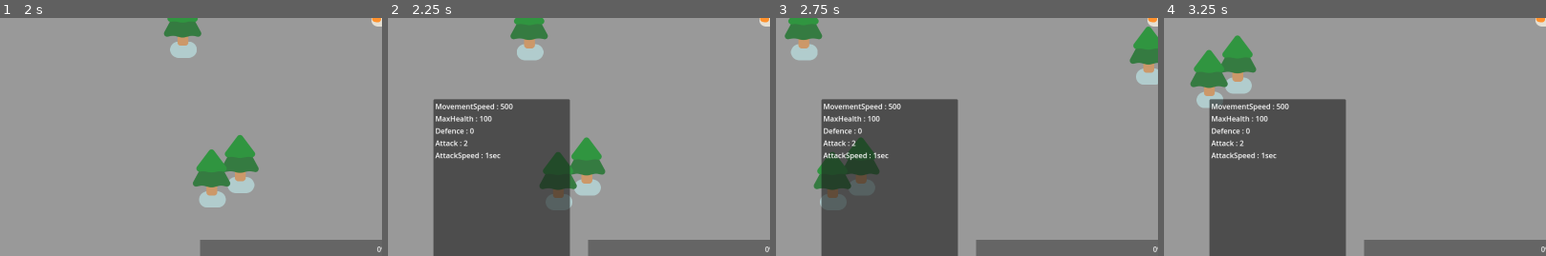
Above: before the commit, frames 1-4 (left to right).
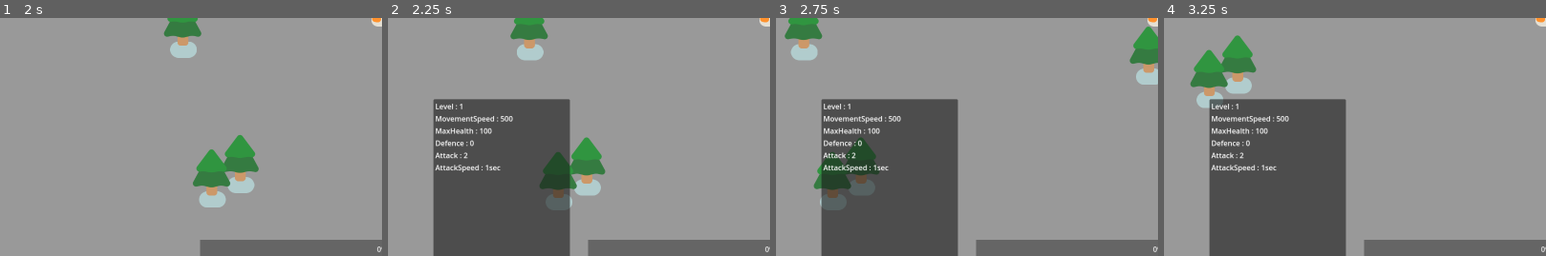
Above: after the commit, the same moments.

Repository: Kuui22/Godot_test
Game: Godot game, scene res://menus/mainmenu.tscn
The game is run twice, just before and just after one commit, with the same random seed, the same clock (stepped at 60 frames per second) and the same inputs.
Inputs (mouse positions are % of the whole screen's width and height, from its top left):
- Up to frame 1 (2 s): click "Start" at 0.5 s; click "Auto Mode:" at 1.25 s
- Up to frame 2 (2.25 s): tap Enter at 2 s; move the mouse to (72, 45) at 2.02 s; hold D (move_right) from 2.03 s (still down); tap C (characterstats) at 2.1 s; click (72, 45) at 2.17 s
- Up to frame 3 (2.75 s): keep holding D (move_right)
- Up to frame 4 (3.25 s): move the mouse to (30, 55) at 2.77 s; release D (move_right) at 2.78 s; hold S (move_down) from 2.78 s (still down); tap E (interact) at 2.85 s; click (30, 55) at 2.92 s
The pictures show only the part of the screen within x 0-50%, y 50-100%; the shares and areas given below are measured in that part.

Frame 1 is identical in both runs. In frame 2, 1.4% of the frame differs, in the area x 12-33%, y 36-65%; in frame 3, 1.4%; in frame 4, 1.4%.

Commit message:
made modular mob
maybe im missing something but for now all good

Diff:
--- a/2d-project-start/main.gd
+++ b/2d-project-start/main.gd
@@ -41,6 +41,7 @@
 	PlayerManager.equipupdated.connect(updateequip)
 	PlayerManager.initequip(player.equip_inventory_data)
 	PlayerManager.openmenu.connect(open_menus)
+	PlayerManager.set_xp_bar(expbar)
 
 	#crafting connections
 	player.inventory_data.inventory_updated.connect(get_player_inventory_equip)
@@ -157,8 +158,7 @@
 	nmob.dead.disconnect(_on_mob_killed)
 	if expbar.value >= expbar.max_value:
 		#get_tree().paused = true
-		PlayerManager.level_up()
-		expbar.value = 0
+		PlayerManager.level_up(expbar)
 
 #drop items
 func _on_inventory_interface_drop_slot_data(slot_data):
--- /dev/null
+++ b/2d-project-start/menus/exp_bar.gd
@@ -0,0 +1,13 @@
+extends ProgressBar
+# Function to set the tooltip on hover
+
+var level:int = 0
+
+func _ready():
+	# Enable the use of the custom tooltip
+	self.tooltip_text = ""
+
+func _gui_input(event: InputEvent):
+	if event is InputEventMouseMotion:
+		# Update tooltip text to show current value and max value
+		tooltip_text = "Level: "+str(level) +"\n" + str(value) + " / " + str(max_value)
--- /dev/null
+++ b/2d-project-start/menus/exp_bar.tscn
@@ -0,0 +1,24 @@
+[gd_scene load_steps=4 format=3 uid="uid://63ygduqp14en"]
+
+[ext_resource type="Script" path="res://menus/exp_bar.gd" id="1_p4tkw"]
+
+[sub_resource type="StyleBoxFlat" id="StyleBoxFlat_x62bu"]
+bg_color = Color(0.290196, 0.290196, 0.290196, 0.658824)
+
+[sub_resource type="StyleBoxFlat" id="StyleBoxFlat_a85np"]
+bg_color = Color(0.775174, 0.545776, 0.308459, 1)
+
+[node name="ExpBar" type="ProgressBar"]
+anchors_preset = 7
+anchor_left = 0.5
+anchor_top = 1.0
+anchor_right = 0.5
+anchor_bottom = 1.0
+offset_left = -400.0
+offset_top = -40.0
+offset_right = 400.0
+grow_horizontal = 2
+grow_vertical = 0
+theme_override_styles/background = SubResource("StyleBoxFlat_x62bu")
+theme_override_styles/fill = SubResource("StyleBoxFlat_a85np")
+script = ExtResource("1_p4tkw")
--- a/2d-project-start/mobs/loottables/Slime.csv
+++ b/2d-project-start/mobs/loottables/Slime.csv
@@ -1,5 +1,5 @@
 ID,ItemID,Weight
-1,1,3
-2,4,1
-3,5,1
-4,6,5
+1,1,5
+2,4,2
+3,5,2
+4,6,1
--- /dev/null
+++ b/2d-project-start/mobs/mob.gd
@@ -0,0 +1,143 @@
+extends CharacterBody2D
+
+class_name Mob
+
+signal dead(data: String, experience: int, scene)
+
+@export var mob_data: MobData
+
+var animationcontainer
+const PICKUP_SCENE = preload("res://items/pickup.tscn")
+const SMOKE_SCENE = preload("res://smoke_explosion/smoke_explosion.tscn")
+
+
+#STATS
+var health: int = 3
+var experience: int = 10
+var damage: float = 5.0
+var speed: float = 300.0
+var idle_speed: float = 200.0
+var tolerance: float = 10.0
+var targeting_range: float = 500.0
+var min_movement_range: float = 400.0
+var max_movement_range: float = 1000.0
+var loot_table: Dictionary
+
+var target: Node2D
+var status: String = "IDLE"
+
+var lastdistance:float = 0
+var stuckcounter:int = 0
+@onready var idle_timer:Timer = $idle_timer
+
+var stuck_time_threshold:float = 1.0  # Time in seconds before considering the slime "stuck"
+var stuck_timer:float = 0.0
+var previous_position = Vector2.ZERO
+var movement_threshold:float = 2.0
+var current_idle_target_position:Vector2
+
+
+func _ready():
+	if mob_data:
+		health = mob_data.health
+		experience = mob_data.experience
+		damage = mob_data.damage
+		speed = mob_data.speed
+		idle_speed = mob_data.idle_speed
+		tolerance = mob_data.tolerance
+		targeting_range = mob_data.targeting_range
+		min_movement_range = mob_data.min_movement_range
+		max_movement_range = mob_data.max_movement_range
+		loot_table = mob_data.loot_table
+
+func movetotarget(targ,spd):
+	var direction = global_position.direction_to(targ.global_position)
+	velocity = direction * spd
+
+func move(pos,spd):
+	velocity = global_position.direction_to(pos) * spd
+
+
+func is_stuck(prev_pos, delta):
+	var distance_moved = global_position.distance_to(prev_pos)
+	if distance_moved < movement_threshold:
+		stuck_timer += delta
+		if stuck_timer >= stuck_time_threshold:
+			return true
+
+	else:
+		stuck_timer = 0.0  # Reset the stuck timer if movement is detected
+	return false
+
+func apply_strong_repulsion():
+	var mobs = get_tree().get_nodes_in_group("mobs")
+	for mob in mobs:
+		if mob != self:
+			var direction = global_position - mob.global_position
+			var distance = direction.length()
+			if distance < 500:  # Adjust this range as needed
+				var repulsion_force = direction.normalized() * 1500  # Strong repulsion force
+				velocity += repulsion_force
+	move_and_slide()
+
+func take_damage(dmg:int):
+	health -= dmg
+	animationcontainer.play_hurt()
+	if health <= 0:
+		dead.emit("Im dead",experience,self)
+		queue_free()
+		call_deferred("death")
+
+
+func death():
+	var smoke = SMOKE_SCENE.instantiate()
+	get_parent().add_child(smoke)
+	smoke.global_position = global_position
+	var loot = PICKUP_SCENE.instantiate()
+	var drop = possible_drops()
+	if drop:
+		if drop is ItemDataEquip: #equip needs to be duplicated or stats are shared
+			loot.slot_data.item_data = drop.duplicate()
+		else: #other stuff no or it won't stack
+			loot.slot_data.item_data = drop
+		get_parent().add_child(loot)
+		loot.global_position = global_position
+	else:
+		loot.queue_free()
+
+func possible_drops():
+	var total_weight = 0
+	var cumulative_weight = []
+	#var selector = randi_range(1,2)
+	#var drop = ItemDB.get_item(selector)
+	var drop
+	for i in loot_table:
+		total_weight += int(loot_table[i][2])
+		cumulative_weight.append([loot_table[i][1],total_weight])
+	var chance = randf_range(0,total_weight)
+	for i in cumulative_weight:
+		if chance< i[1]:
+			print(i)
+			drop = ItemDB.get_item(int(i[0]))
+			return drop
+	return drop
+
+func status_check():
+	var target_pos:Vector2 = current_idle_target_position
+	var distance:float = global_position.distance_to(target_pos)
+
+	if distance < tolerance:
+		move(target_pos,0)
+		status = "FINISHED"
+		#print("FINISHED")
+
+	else:
+		move(target_pos,idle_speed)
+		status = "RUNNING"
+
+
+
+func update_random_position():
+	var movement_vector:Vector2 = Vector2(randf_range(-min_movement_range, max_movement_range), randf_range(-min_movement_range, max_movement_range))
+	var final_position:Vector2 = global_position + movement_vector
+	return final_position
--- /dev/null
+++ b/2d-project-start/mobs/mob_data.gd
@@ -0,0 +1,15 @@
+extends Resource
+
+class_name MobData
+
+@export var mob_name: String = "Mob"
+@export var health: int = 3
+@export var experience: int = 10
+@export var damage: float = 5.0
+@export var speed: float = 300.0
+@export var idle_speed: float = 200.0
+@export var tolerance: float = 10.0
+@export var targeting_range: float = 500.0
+@export var min_movement_range: float = 400.0
+@export var max_movement_range: float = 1000.0
+@export var loot_table: Dictionary
--- a/2d-project-start/mobs/slime.gd
+++ b/2d-project-start/mobs/slime.gd
@@ -1,58 +1,26 @@
-extends CharacterBody2D
+extends Mob
 #@export var slime:Node2D
 
-#signals
-
-signal dead(data:String,experience:int,scene)
 
 #onready and consts
 @onready var player = get_node("/root/Game/Player")
 #get_tree().get_nodes_in_group("player")
-@onready var Slime = %Slime
-const PICKUP_SCENE = preload("res://items/pickup.tscn")
-const SMOKE_SCENE = preload("res://smoke_explosion/smoke_explosion.tscn")
+#self.animationplayer = %Slime
+
 const mob_name:String = "Slime"
 
 #stats
 
-var health:int = 3
-var experience:int = 10
 @export var DAMAGE:float = 5.0
-@export var speed:float = 300.0
-@export var idle_speed:float = 200.0
-@export var tolerance:float = 10.0
-@export var targeting_range:float = 500.0
-#loot
-var loot_table
 
-#status
+@export var has_target:bool = false
 
-var target
-@export var has_target:bool = false
-var status = "RUNNING"
-var current_idle_target_position:Vector2 = update_random_position()
-@export var min_range:float = 400.0
-@export var max_range:float = 1000.0
-var lastdistance:float = 0
-var stuckcounter:int = 0
-@onready var idle_timer:Timer = $idle_timer
-
-var stuck_time_threshold = 1.0  # Time in seconds before considering the slime "stuck"
-var stuck_timer = 0.0
-var previous_position = Vector2.ZERO
-var movement_threshold = 2.0
-
-
-func movetotarget(targ,spd):
-	var direction = global_position.direction_to(targ.global_position)
-	velocity = direction * spd
-
-func move(pos,spd):
-	velocity = global_position.direction_to(pos) * spd
 
 #can change base target here
 func _ready():
-	Slime.play_walk()
+	super._ready()
+	self.animationcontainer = %Slime
+	animationcontainer.play_walk()
 	target = player
 	loot_table = ItemDB.get_loot_table(mob_name)
 
@@ -81,90 +49,3 @@
 	if is_stuck(previous_position, delta) and status == "RUNNING":
 		apply_strong_repulsion()
 		current_idle_target_position = update_random_position()
-
-func is_stuck(prev_pos, delta):
-	var distance_moved = global_position.distance_to(prev_pos)
-	if distance_moved < movement_threshold:
-		stuck_timer += delta
-		if stuck_timer >= stuck_time_threshold:
-			return true
-
-	else:
-		stuck_timer = 0.0  # Reset the stuck timer if movement is detected
-	return false
-
-func apply_strong_repulsion():
-	var mobs = get_tree().get_nodes_in_group("mobs")
-	for mob in mobs:
-		if mob != self:
-			var direction = global_position - mob.global_position
-			var distance = direction.length()
-			if distance < 500:  # Adjust this range as needed
-				var repulsion_force = direction.normalized() * 1500  # Strong repulsion force
-				velocity += repulsion_force
-	move_and_slide()
-
-#getting hit
-func take_damage(damage:int):
-	health -= damage
-	Slime.play_hurt()
-	if health <= 0:
-		dead.emit("Im dead",experience,self)
-		queue_free()
-		call_deferred("death")
-
-func death():
-	var smoke = SMOKE_SCENE.instantiate()
-	get_parent().add_child(smoke)
-	smoke.global_position = global_position
-	var loot = PICKUP_SCENE.instantiate()
-	var drop = possible_drops()
-	if drop:
-		if drop is ItemDataEquip: #equip needs to be duplicated or stats are shared
-			loot.slot_data.item_data = drop.duplicate()
-		else: #other stuff no or it won't stack
-			loot.slot_data.item_data = drop
-		get_parent().add_child(loot)
-		loot.global_position = global_position
-	else:
-		loot.queue_free()
-
-func possible_drops():
-	var total_weight = 0
-	var cumulative_weight = []
-	#var selector = randi_range(1,2)
-	#var drop = ItemDB.get_item(selector)
-	var drop
-	for i in loot_table:
-		total_weight += int(loot_table[i][2])
-		cumulative_weight.append([loot_table[i][1],total_weight])
-	var chance = randf_range(0,total_weight)
-	for i in cumulative_weight:
-		if chance< i[1]:
-			print(i)
-			drop = ItemDB.get_item(int(i[0]))
-			return drop
-	return drop
-
-func status_check():
-	var target_pos:Vector2 = current_idle_target_position
-	var distance:float = global_position.distance_to(target_pos)
-
-
-
-	if distance < tolerance:
-		move(target_pos,0)
-		status = "FINISHED"
-		#print("FINISHED")
-
-	else:
-		move(target_pos,idle_speed)
-		status = "RUNNING"
-
-
-
-
-func update_random_position():
-	var movement_vector:Vector2 = Vector2(randf_range(-min_range, max_range), randf_range(-min_range, max_range))
-	var final_position:Vector2 = global_position + movement_vector
-	return final_position
--- a/2d-project-start/player.gd
+++ b/2d-project-start/player.gd
@@ -25,7 +25,9 @@
 const DAMAGE_RATE:float = 5.0
 const ACCELERATION = 300
 
+
 @export var statsdict:Dictionary = {
+	"Level":Stats.level,
 	"MovementSpeed":Stats.speed,
 	"MaxHealth":Stats.maxhealth,
 	"Defence":Stats.defence,
--- a/2d-project-start/player/characterstats.gd
+++ b/2d-project-start/player/characterstats.gd
@@ -2,7 +2,7 @@
 class_name Character
 
 
-
+var level:int = 1
 @export var speed:float = 500.0
 var maxhealth:float = 100.0
 var currenthealth:float = 100.0
--- a/2d-project-start/player/player_manager.gd
+++ b/2d-project-start/player/player_manager.gd
@@ -8,6 +8,12 @@
 
 var player
 var equip_inventory
+
+#xp constants
+# Current formula  XP_required=a×Level2+b×Level+c
+const xpconstA = 10
+const xpconstB = 10
+const xpconstC = 10
 
 
 func initequip(inventory: InventoryData) -> void:
@@ -54,12 +60,24 @@
 		#print(player.equip_inventory_data.slot_datas[0].item_data.name)
 	else:
 		return slot_data
-func level_up():
+
+
+func set_xp_bar(expbar,value:int = 0):
+	var level = player.statsdict['Level']
+	expbar.value = value
+	expbar.max_value = xpconstA*level^2*xpconstB*level*xpconstC
+	expbar.level = level
+
+func level_up(expbar):
+	player.statsdict['Level'] += 1
 	player.statsdict['MaxHealth'] += 20
 	player.healthbar.max_value= player.statsdict['MaxHealth']
 	player.healthbar.value= player.statsdict['MaxHealth']
 	player.currenthealth = player.statsdict['MaxHealth']
+	set_xp_bar(expbar)
 	statsupdated.emit()
+
+
 
 
 func valuechange(value:String, amount:int) -> void:
--- a/2d-project-start/survivors_game.tscn
+++ b/2d-project-start/survivors_game.tscn
@@ -1,8 +1,9 @@
-[gd_scene load_steps=22 format=3 uid="uid://c6wy1u7j3oegw"]
+[gd_scene load_steps=21 format=3 uid="uid://c6wy1u7j3oegw"]
 
 [ext_resource type="Script" path="res://main.gd" id="1_80vvg"]
 [ext_resource type="PackedScene" uid="uid://ccqvp7v3wrfu6" path="res://player.tscn" id="1_ts5ya"]
 [ext_resource type="Script" path="res://inventory/inventory_interface.gd" id="2_6sw62"]
+[ext_resource type="PackedScene" uid="uid://63ygduqp14en" path="res://menus/exp_bar.tscn" id="2_ggic5"]
 [ext_resource type="PackedScene" uid="uid://b30t60fakjpeg" path="res://inventory/inventory.tscn" id="2_kmp02"]
 [ext_resource type="PackedScene" uid="uid://ddk7c8n2s35mv" path="res://inventory/playerinventory.tscn" id="3_2krgi"]
 [ext_resource type="PackedScene" uid="uid://kq87x3ifjqyq" path="res://menus/pause_menu.tscn" id="4_0gimr"]
@@ -15,12 +16,6 @@
 [ext_resource type="PackedScene" uid="uid://vqwo2x387eft" path="res://items/pickup.tscn" id="9_ity6n"]
 [ext_resource type="Resource" uid="uid://dhdadkp42er86" path="res://items/food/apple.tres" id="10_ccrdk"]
 [ext_resource type="Script" path="res://inventory/slot_data.gd" id="11_35wwf"]
-
-[sub_resource type="StyleBoxFlat" id="StyleBoxFlat_x62bu"]
-bg_color = Color(0.290196, 0.290196, 0.290196, 0.658824)
-
-[sub_resource type="StyleBoxFlat" id="StyleBoxFlat_a85np"]
-bg_color = Color(0.775174, 0.545776, 0.308459, 1)
 
 [sub_resource type="StyleBoxEmpty" id="StyleBoxEmpty_5a6tp"]
 
@@ -51,20 +46,8 @@
 [node name="UI" type="CanvasLayer" parent="."]
 layer = 5
 
-[node name="ExpBar" type="ProgressBar" parent="UI"]
+[node name="ExpBar" parent="UI" instance=ExtResource("2_ggic5")]
 unique_name_in_owner = true
-anchors_preset = 7
-anchor_left = 0.5
-anchor_top = 1.0
-anchor_right = 0.5
-anchor_bottom = 1.0
-offset_left = -400.0
-offset_top = -40.0
-offset_right = 400.0
-grow_horizontal = 2
-grow_vertical = 0
-theme_override_styles/background = SubResource("StyleBoxFlat_x62bu")
-theme_override_styles/fill = SubResource("StyleBoxFlat_a85np")
 
 [node name="InventoryInterface" type="Control" parent="UI"]
 unique_name_in_owner = true
